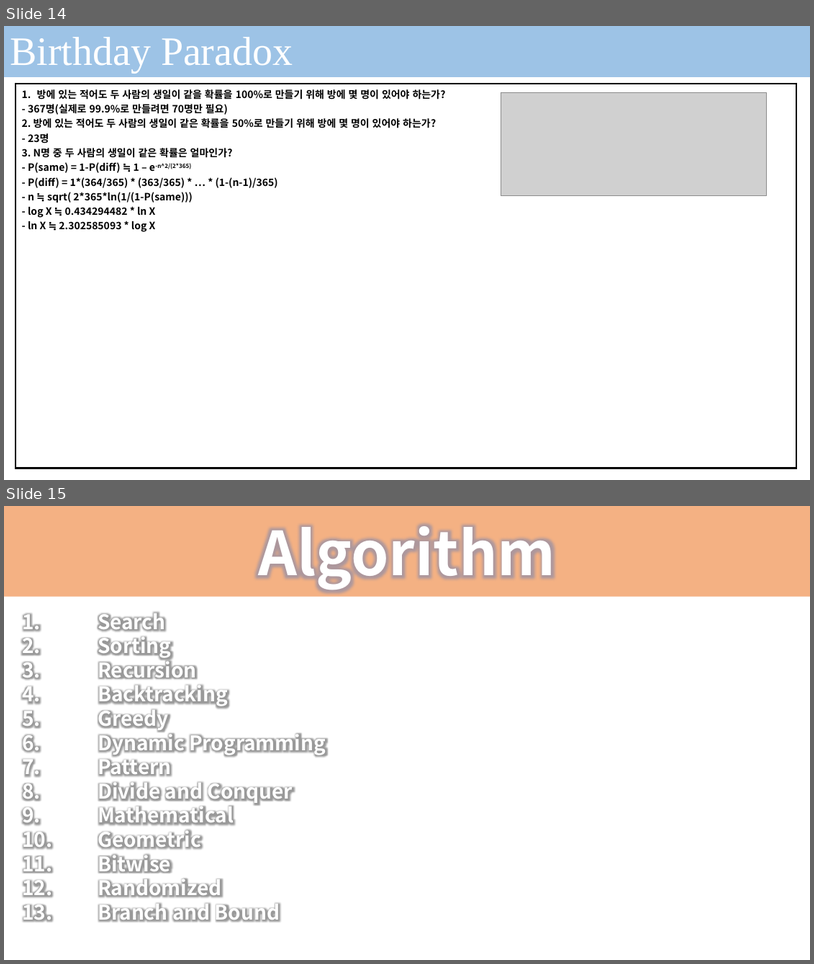
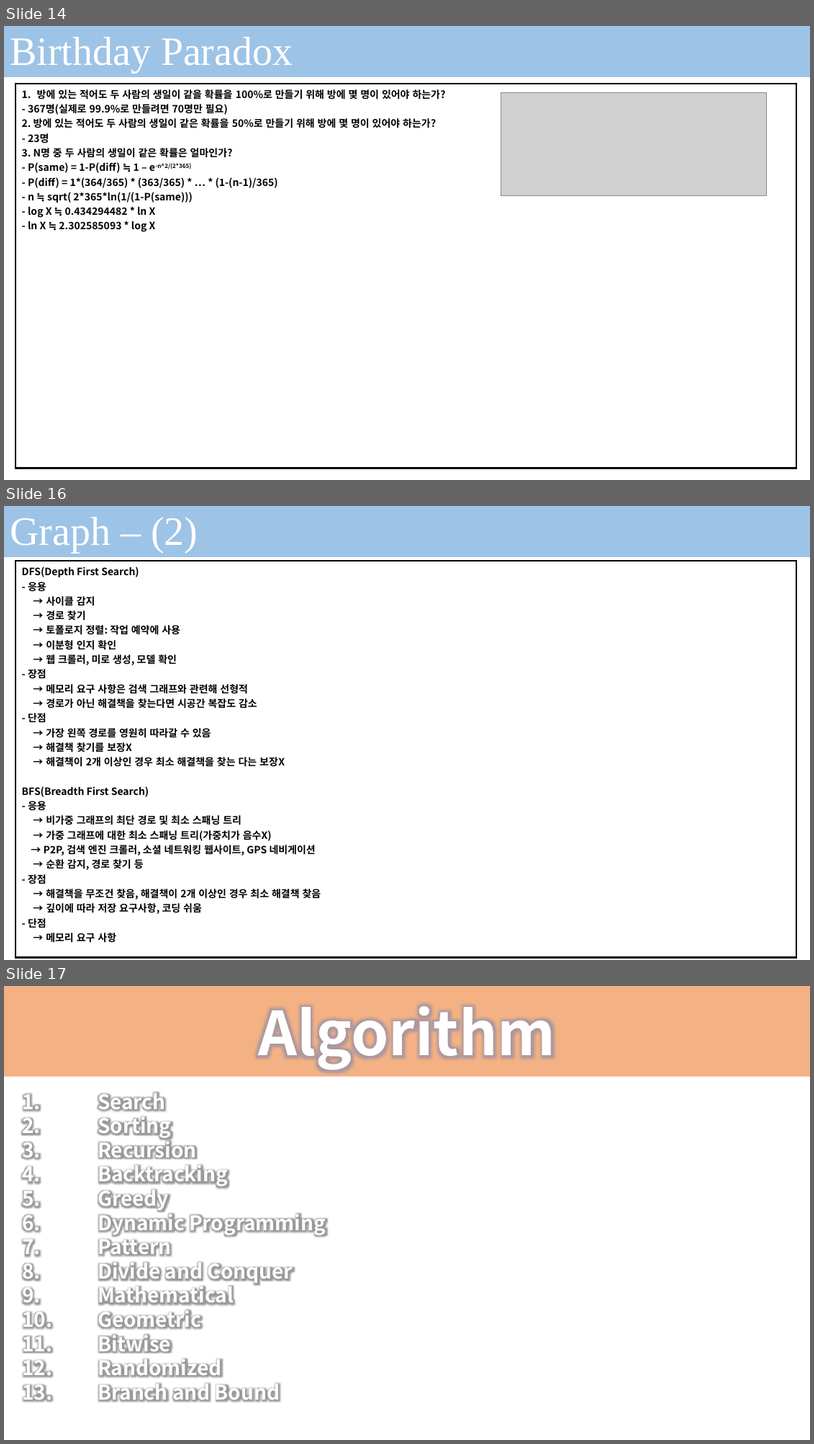
Before and after one commit to seonghokim/Study, a slide deck: Algorithm in c.pptx. Shown one above the other, each under a label of ours: slides 14 and 15 before the commit, slides 14, 16 and 17 after it; the slides between them are not shown. The pictures are 814x964 and 814x1444 pixels, drawn with LibreOffice and Linux fonts; fonts in the diff are those of the drawing; grey boxes stand for pictures; background and template pictures are left out. Boxes give left, top, right and bottom in pixels: in the first picture for what was removed or moved away, otherwise in the second. Text is boxed around its words. In the diff, an @@ line names an element or a change of style, - is before the commit and + after.

```diff
--- a/Algorithm in c.pptx
+++ b/Algorithm in c.pptx
@@ slide 16 added at (4, 506, 810, 960), background #FFFFFF; not listed: 1 template element that a slide beside it also shows @@
@@ rectangle added at (4, 506, 810, 557), fill #9DC3E6 @@
@@ text added at (10, 517, 198, 553), 48 pt, text #FFFFFF @@
+Graph – (2)
@@ table added at (16, 561, 797, 957), 1 rows, 1 columns @@
+DFS(Depth First Search) / - 응용 / → 사이클 감지 / → 경로 찾기 / → 토폴로지 정렬: 작업 예약에 사용 / → 이분형 인지 확인 / → 웹 크롤러, 미로 생성, 모델 확인 / - 장점 / → 메모리 요구 사항은 검색 그래프와 관련해 선형적 / → 경로가 아닌 해결책을 찾는다면 시공간 복잡도 감소 / - 단점 / → 가장 왼쪽 경로를 영원히 따라갈 수 있음 / → 해결책 찾기를 보장X / → 해결책이 2개 이상인 경우 최소 해결책을 찾는 다는 보장X / BFS(Breadth First Search) / - 응용 / → 비가중 그래프의 최단 경로 및 최소 스패닝 트리 / → 가중 그래프에 대한 최소 스패닝 트리(가중치가 음수X) / → P2P, 검색 엔진 크롤러, 소셜 네트워킹 웹사이트, GPS 네비게이션 / → 순환 감지, 경로 찾기 등 / - 장점 / → 해결책을 무조건 찾음, 해결책이 2개 이상인 경우 최소 해결책 찾음 / → 깊이에 따라 저장 요구사항, 코딩 쉬움 / - 단점 / → 메모리 요구 사항
@@ what was slide 15 is now slide 17 @@
```
Also in this commit, not shown: 1 other slide added, 1 other file.
